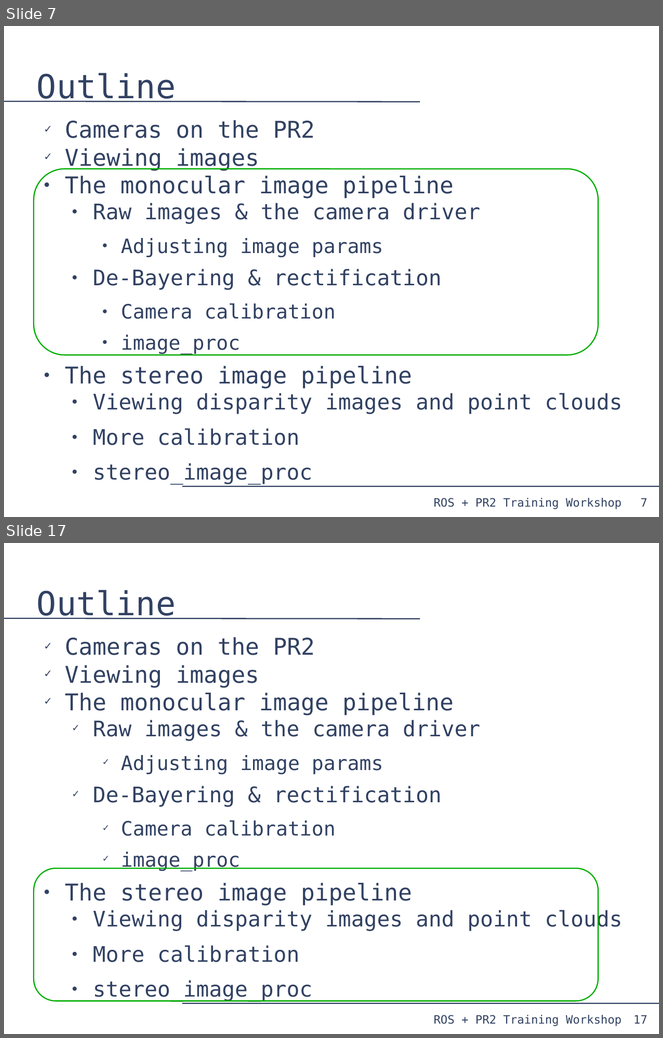
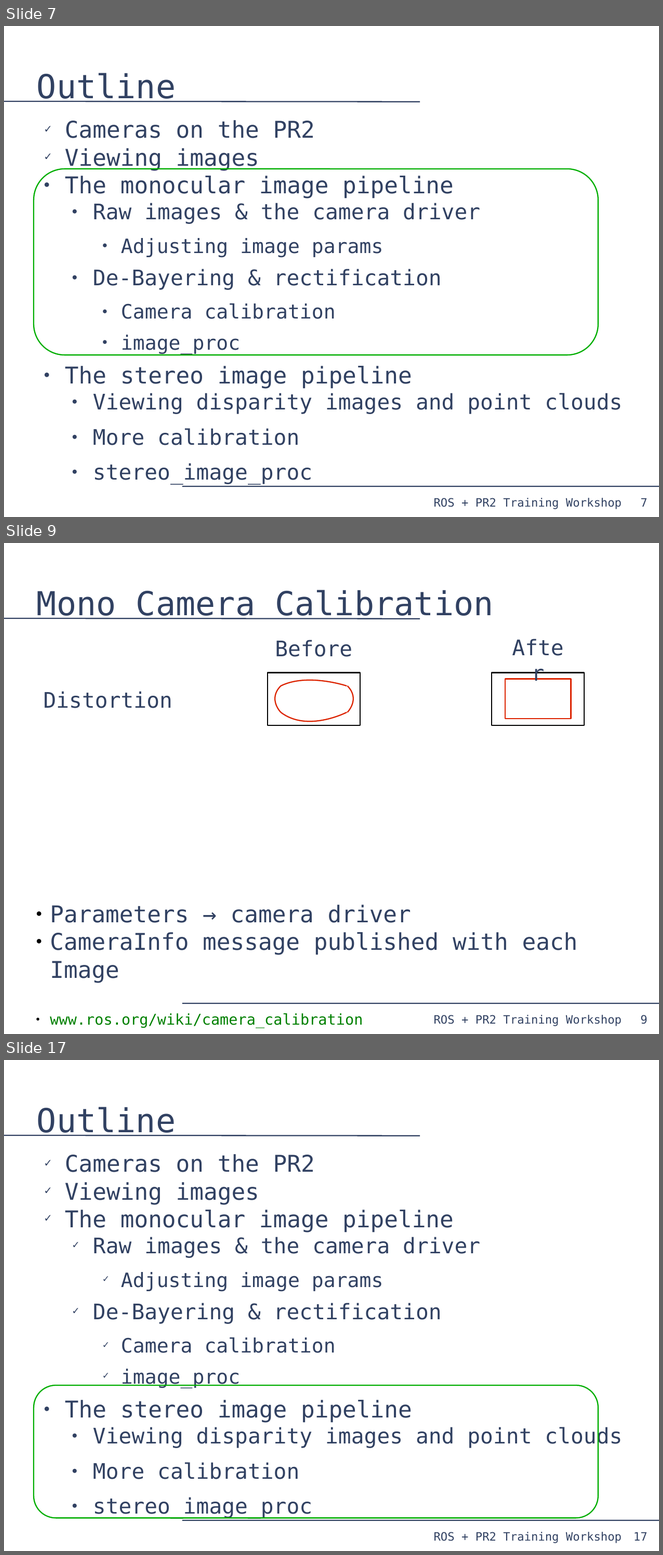
Before and after one commit to PR2/pr2_docs, a slide deck: pr2_training_workshop/processing_camera_data/slides.odp. Shown one above the other, each under a label of ours: slides 7 and 17 before the commit, slides 7, 9 and 17 after it; the slides between them are not shown. The pictures are 663x1038 and 663x1555 pixels, drawn with LibreOffice and Linux fonts; fonts in the diff are those of the drawing. Boxes give left, top, right and bottom in pixels: in the first picture for what was removed or moved away, otherwise in the second. Text is boxed around its words. In the diff, an @@ line names an element or a change of style, - is before the commit and + after.

```diff
--- a/pr2_training_workshop/processing_camera_data/slides.odp
+++ b/pr2_training_workshop/processing_camera_data/slides.odp
@@ slide 9 added at (4, 543, 659, 1034), background #FFFFFF; not listed: 4 template elements that a slide beside it also shows @@
@@ title added at (37, 590, 493, 619), 40 pt, text #314162 @@
+Mono Camera Calibration
@@ text added at (501, 631, 575, 666), 26 pt, text #314162 @@
+After
@@ text added at (275, 640, 352, 657), 26 pt, text #314162 @@
+Before
@@ rectangle added at (492, 672, 585, 726), outline #000000 1.45 pt @@
@@ rectangle added at (505, 679, 571, 719), outline #DC2300 1.45 pt @@
@@ text added at (44, 691, 172, 708), 26 pt, text #314162 @@
+Distortion
@@ group added at (268, 672, 361, 726): 4 freeform shapes, 1 rectangle @@
@@ text added at (50, 905, 578, 1028), 28 pt, text #314162 @@
+● Parameters → camera driver
+● CameraInfo message published with each Image
+● www.ros.org/wiki/camera_calibration
```
Also in this commit, not shown: 4 slides changed.
